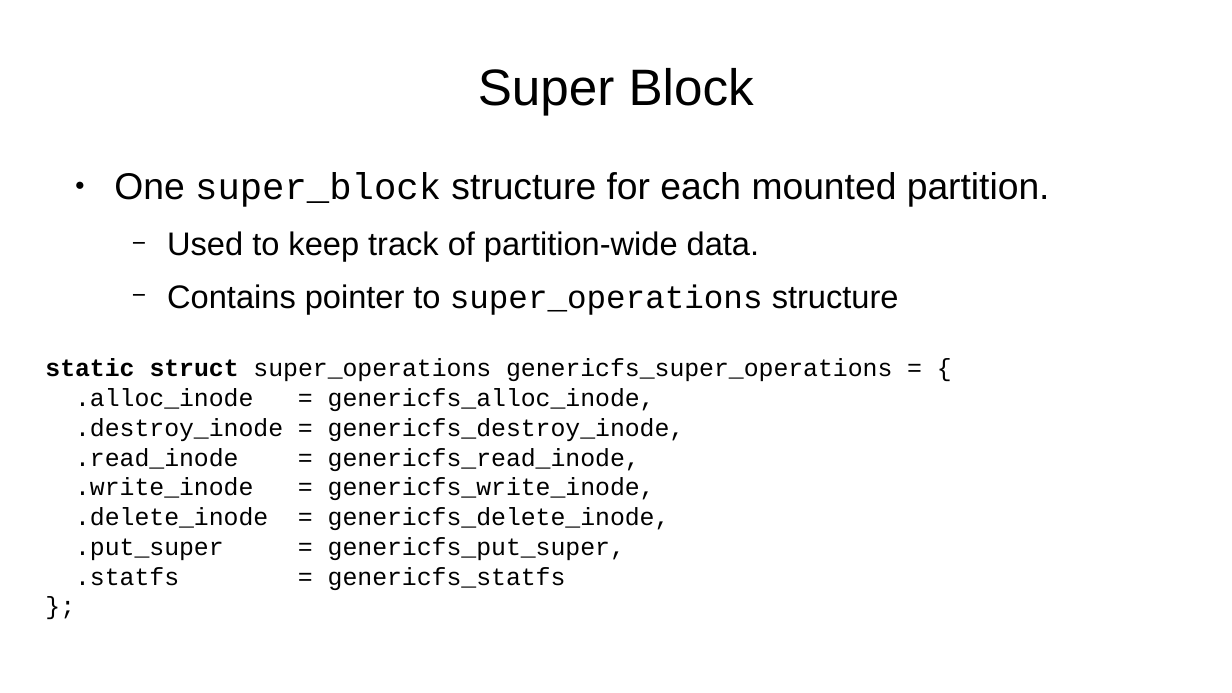
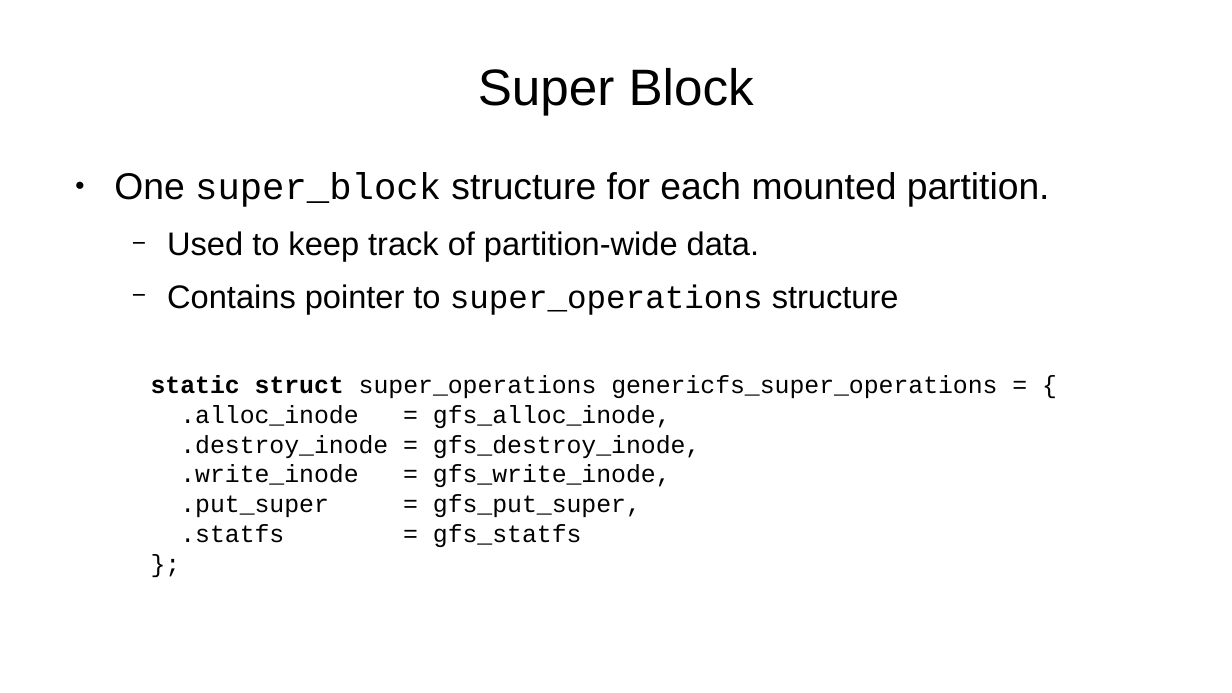
Before and after one commit to pchapin/genericfs, a slide deck: slide 7 of doc/Slides/Linux-File-System-Internals.odp. Drawn at 1232x693 pixels with LibreOffice and Linux fonts; fonts in the diff are those of the drawing. Boxes give left, top, right and bottom in pixels: in the first picture for what was removed or moved away, otherwise in the second. Text is boxed around its words. In the diff, an @@ line names an element or a change of style, - is before the commit and + after.

```diff
--- a/doc/Slides/Linux-File-System-Internals.odp
+++ b/doc/Slides/Linux-File-System-Internals.odp
@@ text "static struct super_operations genericfs_super_operations = ...": place and size @@
-text "static struct super_operations genericfs_super_operations = ..." at <box>45,358,892,590</box>
+text "static struct super_operations genericfs_super_operations = ..." at <box>151,375,997,547</box>
@@ text at <box>180,405,700,547</box>: text changed @@
-.alloc_inode = genericfs_alloc_inode,
-.destroy_inode = genericfs_destroy_inode,
-.read_inode = genericfs_read_inode,
-.write_inode = genericfs_write_inode,
-.delete_inode = genericfs_delete_inode,
-.put_super = genericfs_put_super,
-.statfs = genericfs_statfs
+.alloc_inode = gfs_alloc_inode,
+.destroy_inode = gfs_destroy_inode,
+.write_inode = gfs_write_inode,
+.put_super = gfs_put_super,
+.statfs = gfs_statfs
```
Also in this commit, not shown: 10 other slides changed.
